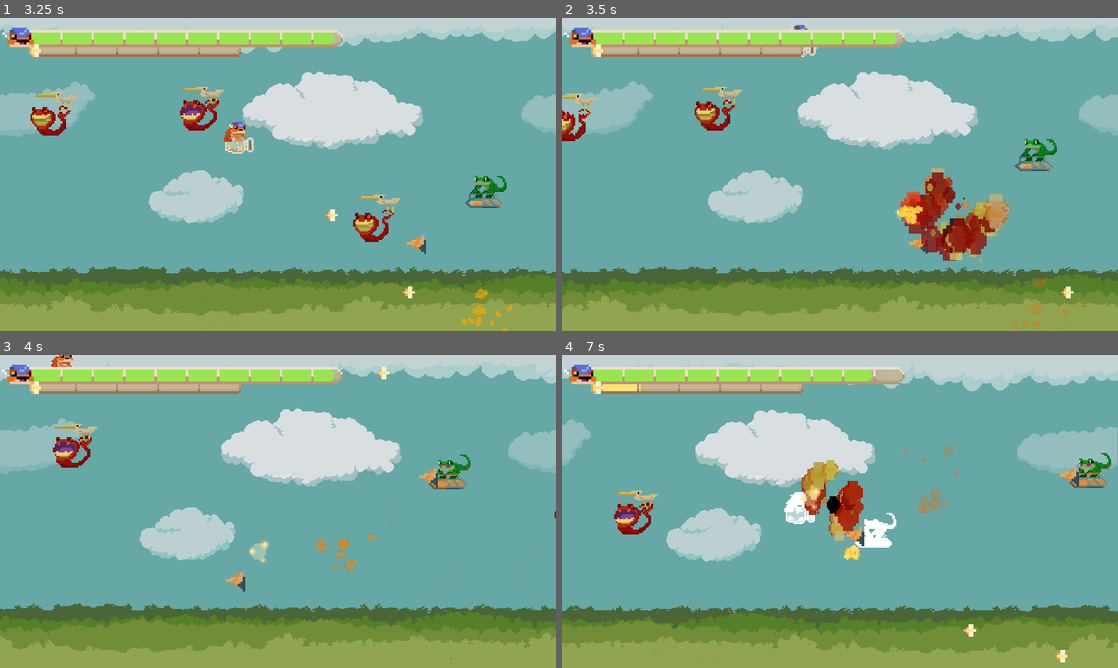
Above: before the commit, frames 1-4 (two rows, left to right).
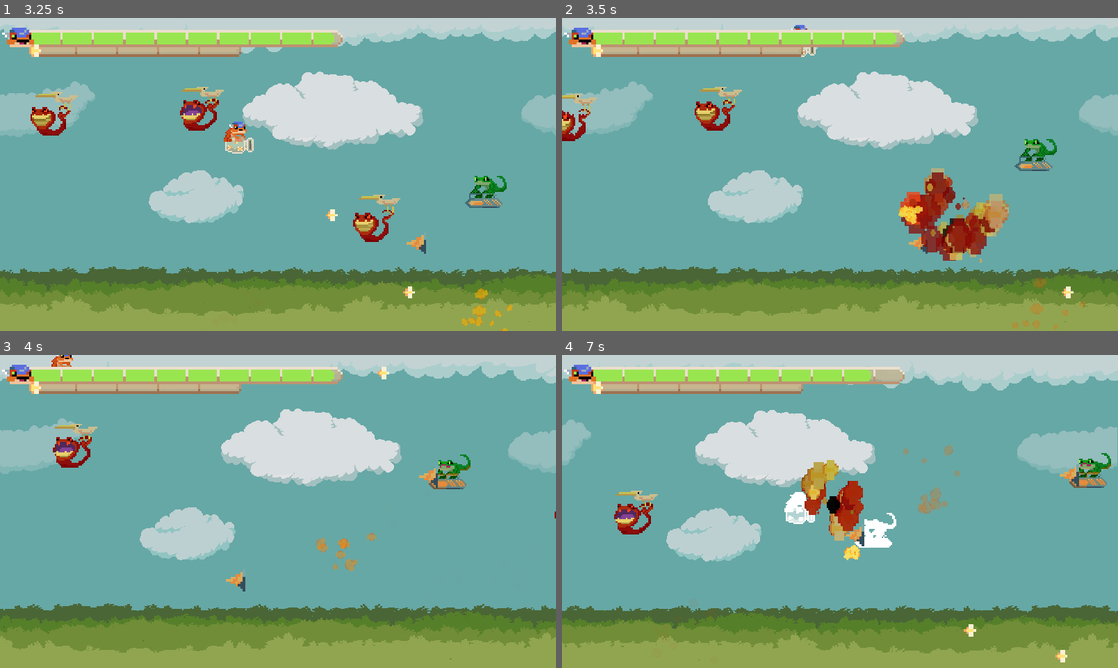
Above: after the commit, the same moments.

Repository: NxKuma/ISCS_Shooter
Game: Godot game, scene res://Scene/main.tscn
Same seed, same stepped clock (60 frames per second), same inputs: the game is played once before the commit and once after it.
Inputs:
- Up to frame 1 (3.25 s): hold D (Right) 0.53-1.28 s; tap G (Bomb) at 0.6, 1.55, 2.1, 3.05 s; tap Space (Shoot) at 0.8, 1.35, 2.3, 2.85 s; hold S (Down) 1.28-2.03 s; hold D (Right) 2.03-2.78 s; hold W (Up) from 2.78 s (still down)
- Up to frame 2 (3.5 s): keep holding W (Up)
- Up to frame 3 (4 s): release W (Up) at 3.53 s; hold A (Left) from 3.53 s (still down); tap G (Bomb) at 3.6 s; tap Space (Shoot) at 3.8 s
- Up to frame 4 (7 s): tap Space (Shoot) at 4.35, 5.3, 5.85, 6.8 s; tap G (Bomb) at 4.55, 5.1, 6.05, 6.6 s; release A (Left) at 5.03 s; hold S (Down) 5.03-5.78 s; hold D (Right) 5.78-6.53 s; hold W (Up) from 6.53 s (still down)

Frame 1 is identical in both runs. In frame 2, less than 0.1% of the frame differs, in the area x 59-64%, y 60-66%; in frame 3, 0.2%; in frame 4, 0.3%, in the area x 7-47%, y 9-50%.

Commit message:
Fixed Stuff

Diff:
--- a/Scene/main.tscn
+++ b/Scene/main.tscn
@@ -38,4 +38,3 @@
 stream = ExtResource("9_4mhmg")
 volume_db = -7.0
 autoplay = true
-parameters/looping = true
--- a/Script/Bullet_shatter.gd
+++ b/Script/Bullet_shatter.gd
@@ -17,7 +17,7 @@
 		process_material.radial_velocity_max = 1000
 		process_material.scale_min = 30
 		process_material.scale_max = 50
-		bomb_sfx.play()
+		bomb_sfx.play(0.16)
 
 func _on_finished():
 	queue_free()
--- a/Script/pickup.gd
+++ b/Script/pickup.gd
@@ -12,7 +12,7 @@
 
 func _on_body_entered(body):
 	if body.is_in_group('Player'):
-		pickup_sfx.play()
+		pickup_sfx.play(0.11)
 		sprite.visible = false
 		await get_tree().create_timer(0.7).timeout
 		body.bombs += 1
--- a/Script/player.gd
+++ b/Script/player.gd
@@ -33,7 +33,7 @@
 	move_and_slide()
 
 	if health <= 0:
-		death_sfx.play()
+		death_sfx.play(0.02)
 		death_screen.visible = true
 		bombs = 0
 		animated_sprite_2d.visible = false
@@ -47,7 +47,7 @@
 		animated_sprite_2d.play("Shoot")
 		var new_projectile = PROJECTILE.instantiate()
 		if Input.is_action_just_pressed("Bomb") and can_bomb:
-			pew_sfx.play()
+			pew_sfx.play(0.21)
 			new_projectile.version = 3
 			bombs = 0
 		else:
--- a/Script/snake_enemy.gd
+++ b/Script/snake_enemy.gd
@@ -55,8 +55,7 @@
 		camera_2d.apply_shake(8.0)
 
 		health -= 50
-		damaged();
-		print_debug("hi snake")
+		damaged()
 
 func damaged():
 	animated_sprite_2d.material.set("shader_parameter/Enabled", true)
@@ -72,7 +71,7 @@
 
 func summon():
 	var willbomb:int = randi_range(1,20)
-	if willbomb % 2== 0:
+	if willbomb == 6:
 		var pickup = PICKUP.instantiate()
 		pickup.global_position = global_position
 		add_sibling(pickup)
--- a/project.godot
+++ b/project.godot
@@ -12,7 +12,7 @@
 
 config/name="Iscs Shooter"
 run/main_scene="res://Scene/main.tscn"
-config/features=PackedStringArray("4.3", "GL Compatibility")
+config/features=PackedStringArray("4.2", "GL Compatibility")
 config/icon="res://icon.svg"
 
 [display]
@@ -27,32 +27,32 @@
 
 Up={
 "deadzone": 0.5,
-"events": [Object(InputEventKey,"resource_local_to_scene":fa …(172 unchanged characters)… eycode":87,"key_label":0,"unicode":119,"location":0,"echo":false,"script":null)
+"events": [Object(InputEventKey,"resource_local_to_scene":fa …(172 unchanged characters)… eycode":87,"key_label":0,"unicode":119,"echo":false,"script":null)
 ]
 }
 Down={
 "deadzone": 0.5,
-"events": [Object(InputEventKey,"resource_local_to_scene":fa …(172 unchanged characters)… eycode":83,"key_label":0,"unicode":115,"location":0,"echo":false,"script":null)
+"events": [Object(InputEventKey,"resource_local_to_scene":fa …(172 unchanged characters)… eycode":83,"key_label":0,"unicode":115,"echo":false,"script":null)
 ]
 }
 Left={
 "deadzone": 0.5,
-"events": [Object(InputEventKey,"resource_local_to_scene":fa …(171 unchanged characters)… keycode":65,"key_label":0,"unicode":97,"location":0,"echo":false,"script":null)
+"events": [Object(InputEventKey,"resource_local_to_scene":fa …(171 unchanged characters)… keycode":65,"key_label":0,"unicode":97,"echo":false,"script":null)
 ]
 }
 Right={
 "deadzone": 0.5,
-"events": [Object(InputEventKey,"resource_local_to_scene":fa …(172 unchanged characters)… eycode":68,"key_label":0,"unicode":100,"location":0,"echo":false,"script":null)
+"events": [Object(InputEventKey,"resource_local_to_scene":fa …(172 unchanged characters)… eycode":68,"key_label":0,"unicode":100,"echo":false,"script":null)
 ]
 }
 Shoot={
 "deadzone": 0.5,
-"events": [Object(InputEventKey,"resource_local_to_scene":fa …(171 unchanged characters)… keycode":32,"key_label":0,"unicode":32,"location":0,"echo":false,"script":null)
+"events": [Object(InputEventKey,"resource_local_to_scene":fa …(171 unchanged characters)… keycode":32,"key_label":0,"unicode":32,"echo":false,"script":null)
 ]
 }
 Bomb={
 "deadzone": 0.5,
-"events": [Object(InputEventKey,"resource_local_to_scene":fa …(172 unchanged characters)… eycode":71,"key_label":0,"unicode":103,"location":0,"echo":false,"script":null)
+"events": [Object(InputEventKey,"resource_local_to_scene":fa …(172 unchanged characters)… eycode":71,"key_label":0,"unicode":103,"echo":false,"script":null)
 ]
 }
 
Not shown: 1 places in Scene/main.tscn that only renumber resources
